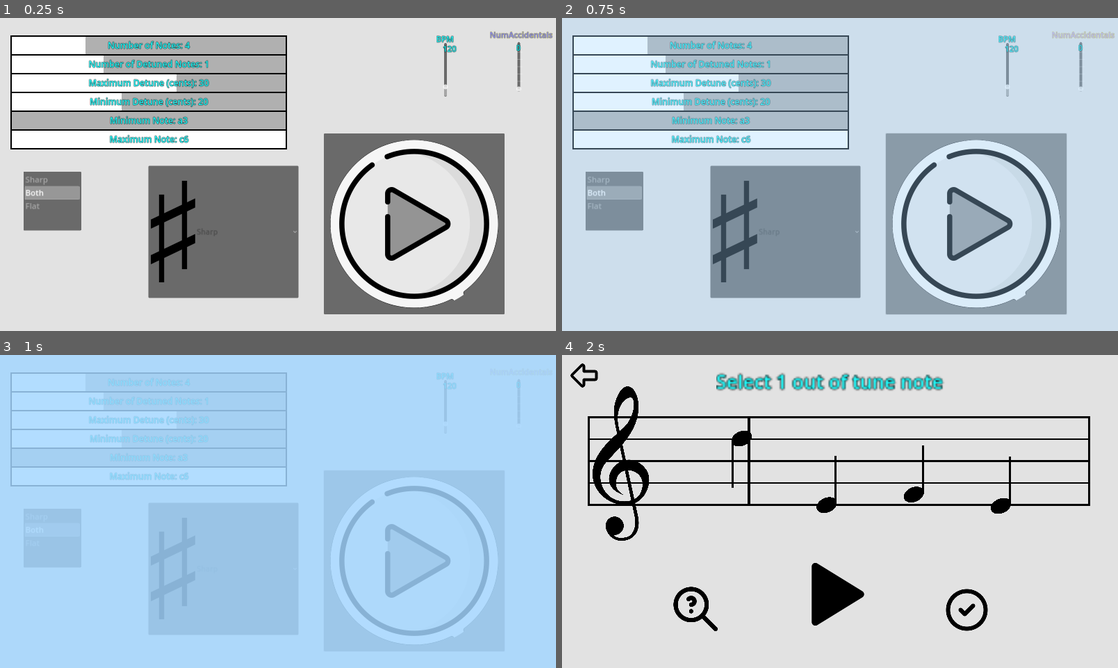
Above: before the commit, frames 1-4 (two rows, left to right).
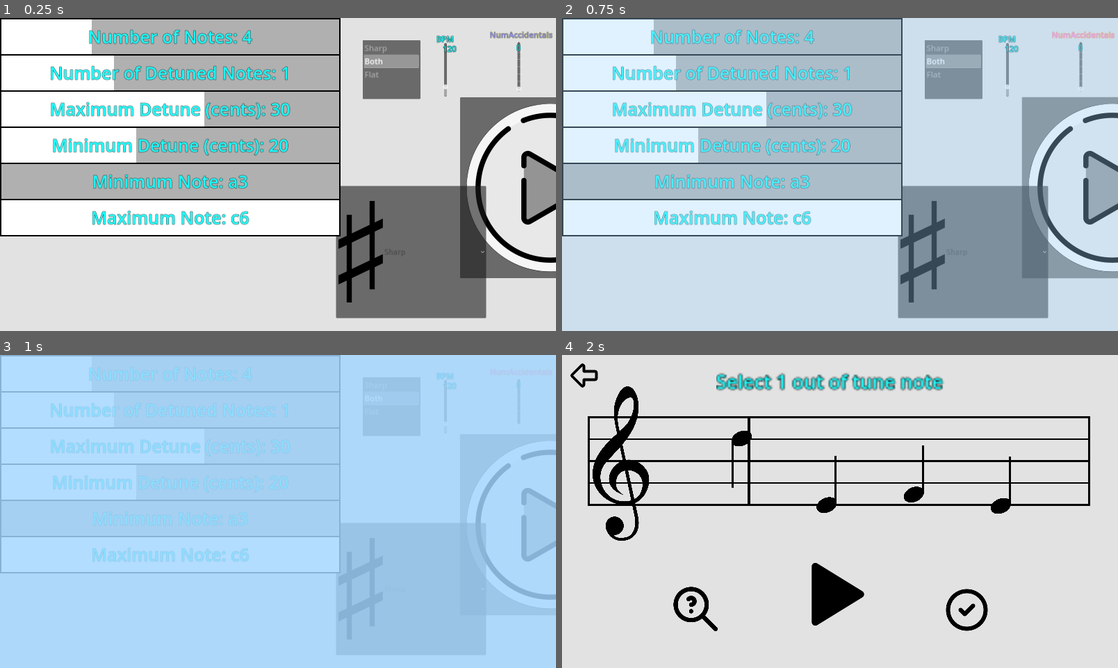
Above: after the commit, the same moments.

Repository: Sniggiho/COMP225-Reluna
Game: Godot game, scene res://Scenes/FreeplaySettingsMenu/FreeplaySettingsMenu.tscn
Two runs of this game, one before a commit and one after it. Both use one fixed random seed, a clock stepped at 60 frames per second and the inputs below. This scene is started directly instead of the project's main scene.
Inputs (mouse positions are in pixels of both pictures, inside the frame that each line leads up to; where the layout moved, square brackets give the same spot in the first picture):
- Up to frame 1 (0.25 s): no input
- Up to frame 2 (0.75 s): click (1112, 187) [973, 224] at 0.5 s
- Up to frame 3 (1 s): no input
- Up to frame 4 (2 s): click (834, 592) at 1.25 s

The runs differ from the first frame. In frame 1, 58% of the frame differs, in the area x 0-100%, y 0-96%; in frame 2, 52%; in frame 3, 12%; in frame 4, nothing differs.

Commit message:
Changed NotesSettings size

Diff:
--- a/Project/Scenes/FreeplaySettingsMenu/FreeplaySettingsMenu.tscn
+++ b/Project/Scenes/FreeplaySettingsMenu/FreeplaySettingsMenu.tscn
@@ -27,10 +27,10 @@
 script = ExtResource("1_qg26p")
 
 [node name="DetuneDirection" type="ItemList" parent="."]
-offset_left = 67.0
-offset_top = 442.0
-offset_right = 234.0
-offset_bottom = 611.0
+offset_left = 1043.0
+offset_top = 64.0
+offset_right = 1210.0
+offset_bottom = 233.0
 auto_height = true
 item_count = 3
 item_0/text = "Sharp"
@@ -51,10 +51,10 @@
 [node name="Bobert" type="PopupMenu" parent="MenuBar"]
 
 [node name="PlayButton" type="Button" parent="."]
-offset_left = 932.0
-offset_top = 332.0
-offset_right = 1452.0
-offset_bottom = 852.0
+offset_left = 1324.0
+offset_top = 228.0
+offset_right = 1844.0
+offset_bottom = 748.0
 theme = ExtResource("7_adwbt")
 icon = ExtResource("7_u3omm")
 
@@ -98,10 +98,10 @@
 shader = ExtResource("12_wkt3d")
 
 [node name="BySharp" type="OptionButton" parent="."]
-offset_left = 427.0
-offset_top = 425.0
-offset_right = 859.0
-offset_bottom = 805.0
+offset_left = 967.0
+offset_top = 483.0
+offset_right = 1399.0
+offset_bottom = 863.0
 item_count = 2
 selected = 0
 popup/item_0/text = "Sharp"
@@ -113,17 +113,20 @@
 script = ExtResource("17_cybx8")
 
 [node name="NotesSettings" type="VBoxContainer" parent="."]
-offset_left = 35.0
-offset_top = 54.0
-offset_right = 823.0
-offset_bottom = 266.0
+offset_left = 4.0
+offset_top = 4.0
+offset_right = 976.0
+offset_bottom = 898.0
 
 [node name="NumNotes" parent="NotesSettings" instance=ExtResource("18_2jqco")]
+custom_minimum_size = Vector2(0, 100)
 layout_mode = 2
 script = ExtResource("19_amv7j")
 text = "Number of Notes"
+height = 100.0
 
 [node name="NumDetunedNotes" parent="NotesSettings" instance=ExtResource("18_2jqco")]
+custom_minimum_size = Vector2(0, 100)
 layout_mode = 2
 max_value = 3.0
 value = 1.0
@@ -131,8 +134,10 @@
 text = "Number of Detuned Notes"
 minActualValue = 1
 maxActualValue = 3
+height = 100.0
 
 [node name="MaxDetuneCents" parent="NotesSettings" instance=ExtResource("18_2jqco")]
+custom_minimum_size = Vector2(0, 100)
 layout_mode = 2
 max_value = 50.0
 step = 5.0
@@ -141,10 +146,12 @@
 text = "Maximum Detune (cents)"
 minActualValue = 5
 maxActualValue = 50
+height = 100.0
 backgroundColor = Color(0.686275, 0.686275, 0.686275, 1)
 backgroundSelectedColor = Color(0.596078, 0.827451, 0.901961, 1)
 
 [node name="MinDetuneCents" parent="NotesSettings" instance=ExtResource("18_2jqco")]
+custom_minimum_size = Vector2(0, 100)
 layout_mode = 2
 max_value = 50.0
 step = 5.0
@@ -153,8 +160,10 @@
 text = "Minimum Detune (cents)"
 minActualValue = 5
 maxActualValue = 50
+height = 100.0
 
 [node name="MinNote" parent="NotesSettings" instance=ExtResource("18_2jqco")]
+custom_minimum_size = Vector2(0, 100)
 layout_mode = 2
 min_value = 9.0
 max_value = 36.0
@@ -163,8 +172,10 @@
 text = "Minimum Note"
 minActualValue = 0
 maxActualValue = 36
+height = 100.0
 
 [node name="MaxNote" parent="NotesSettings" instance=ExtResource("18_2jqco")]
+custom_minimum_size = Vector2(0, 100)
 layout_mode = 2
 min_value = 9.0
 max_value = 36.0
@@ -173,6 +184,7 @@
 text = "Maximum Note"
 minActualValue = 9
 maxActualValue = 36
+height = 100.0
 
 [connection signal="item_selected" from="DetuneDirection" to="DetuneDirection" method="_on_item_selected"]
 [connection signal="pressed" from="PlayButton" to="." method="_on_button_pressed"]
